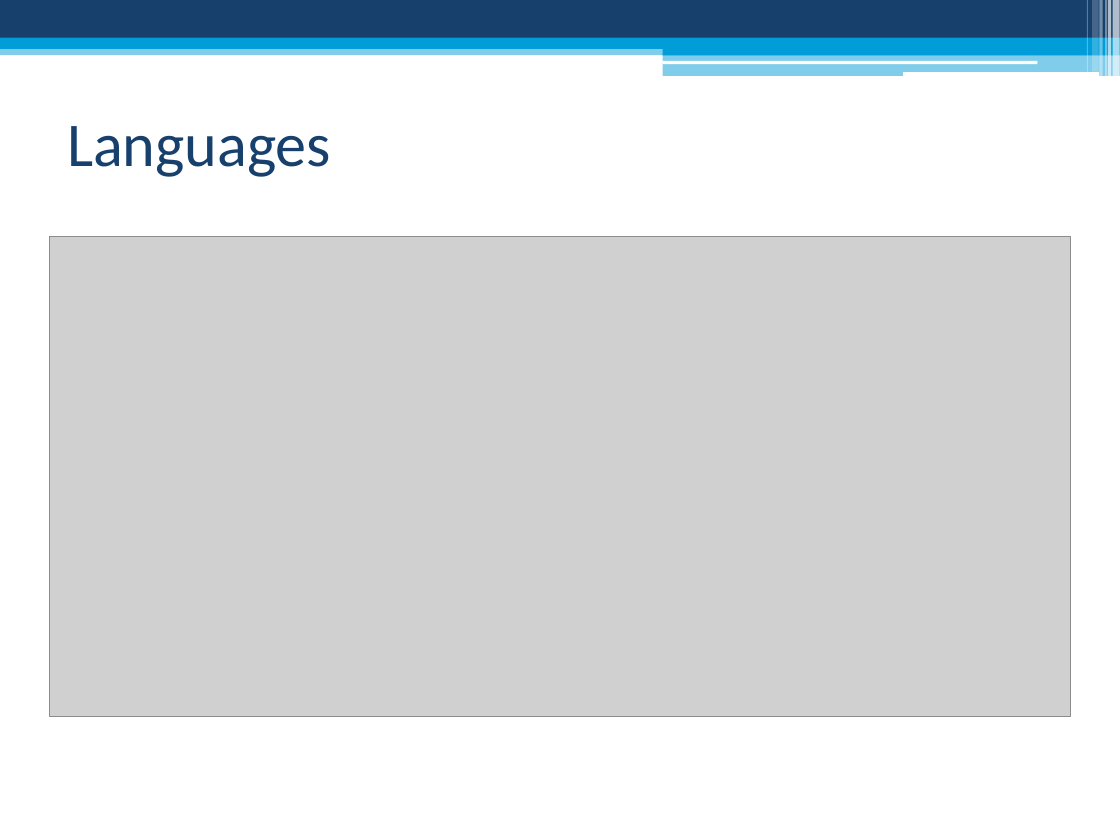
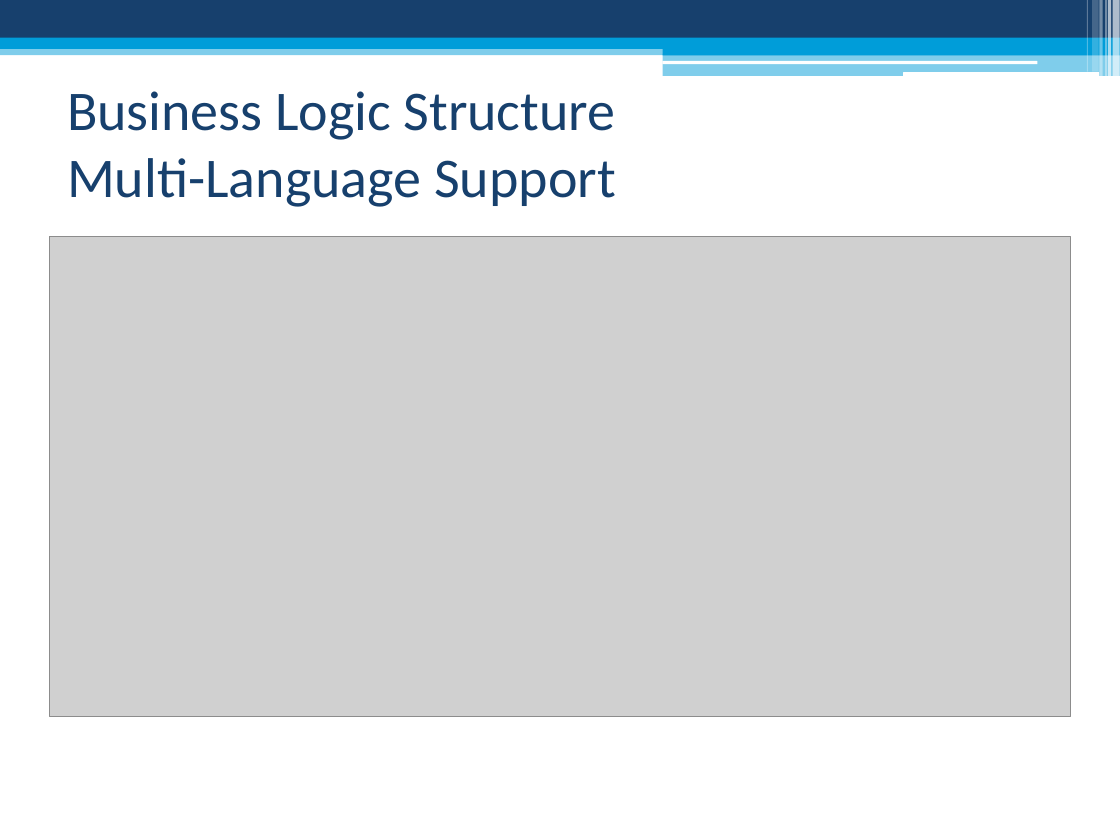
Before and after one commit to thetimeofblack/ENCA-Andriod, a slide deck: slide 7 of Docs/Presentation/Software Engineering II Project.pptx. Drawn at 1120x840 pixels with LibreOffice and Linux fonts; fonts in the diff are those of the drawing; grey boxes stand for pictures. Boxes give left, top, right and bottom in pixels: in the first picture for what was removed or moved away, otherwise in the second. Text is boxed around its words. In the diff, an @@ line names an element or a change of style, - is before the commit and + after.

```diff
--- a/Docs/Presentation/Software Engineering II Project.pptx
+++ b/Docs/Presentation/Software Engineering II Project.pptx
@@ title at <box>67,91,616,207</box>: text changed; size 40 to 36 pt @@
-Languages
+Business Logic Structure
+Multi-Language Support
```
Also in this commit, not shown: 10 other slides changed, 4 other files.
